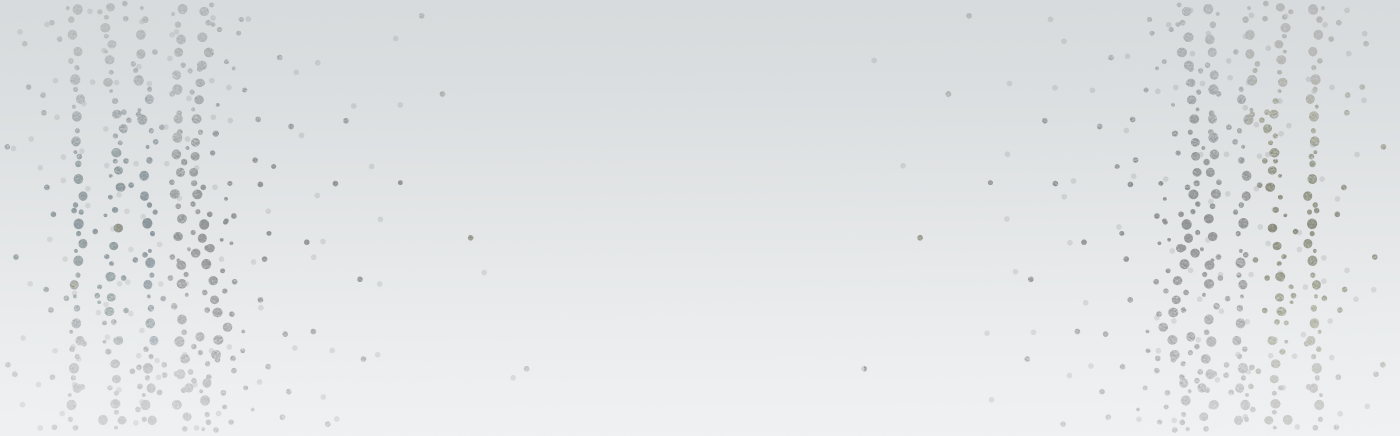
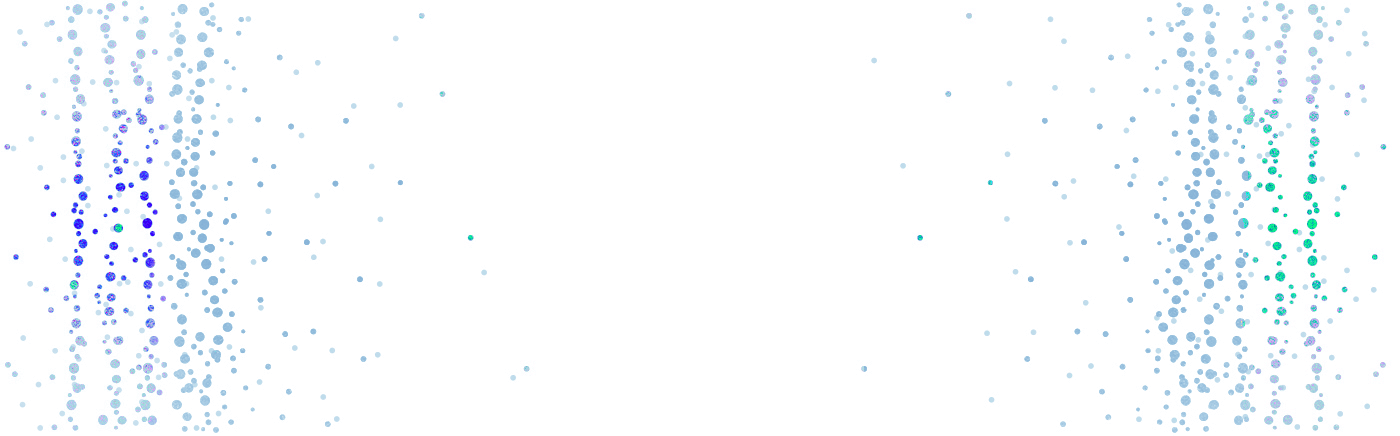
Layer changes from the first 1400px x 436px image to the second:
hid "Gradient", opacity 30% → 11%, painted on it over [left=0, top=0, right=1400, bottom=436]
painted on "Background" over [left=0, top=0, right=1392, bottom=436]
